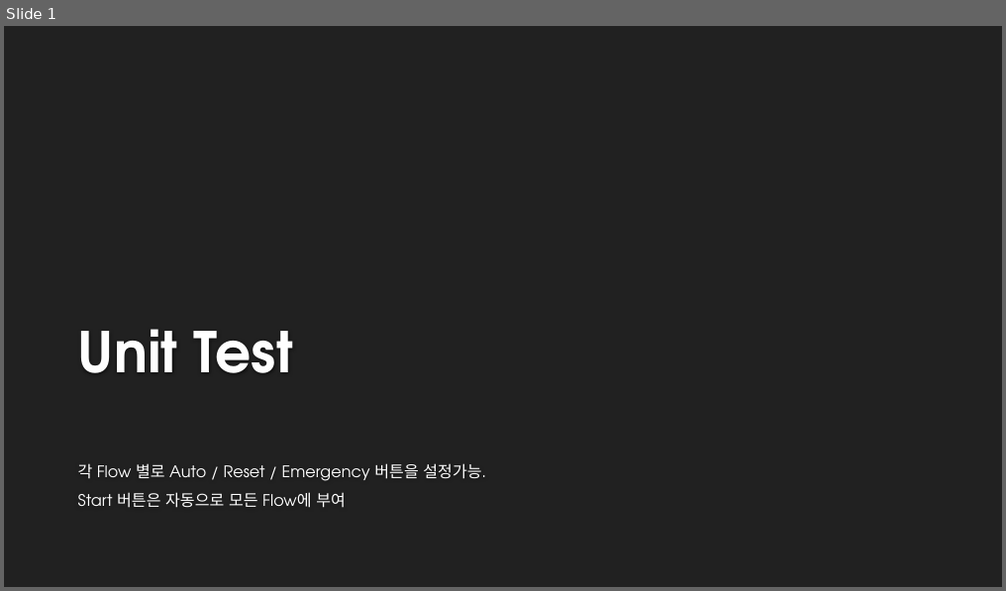
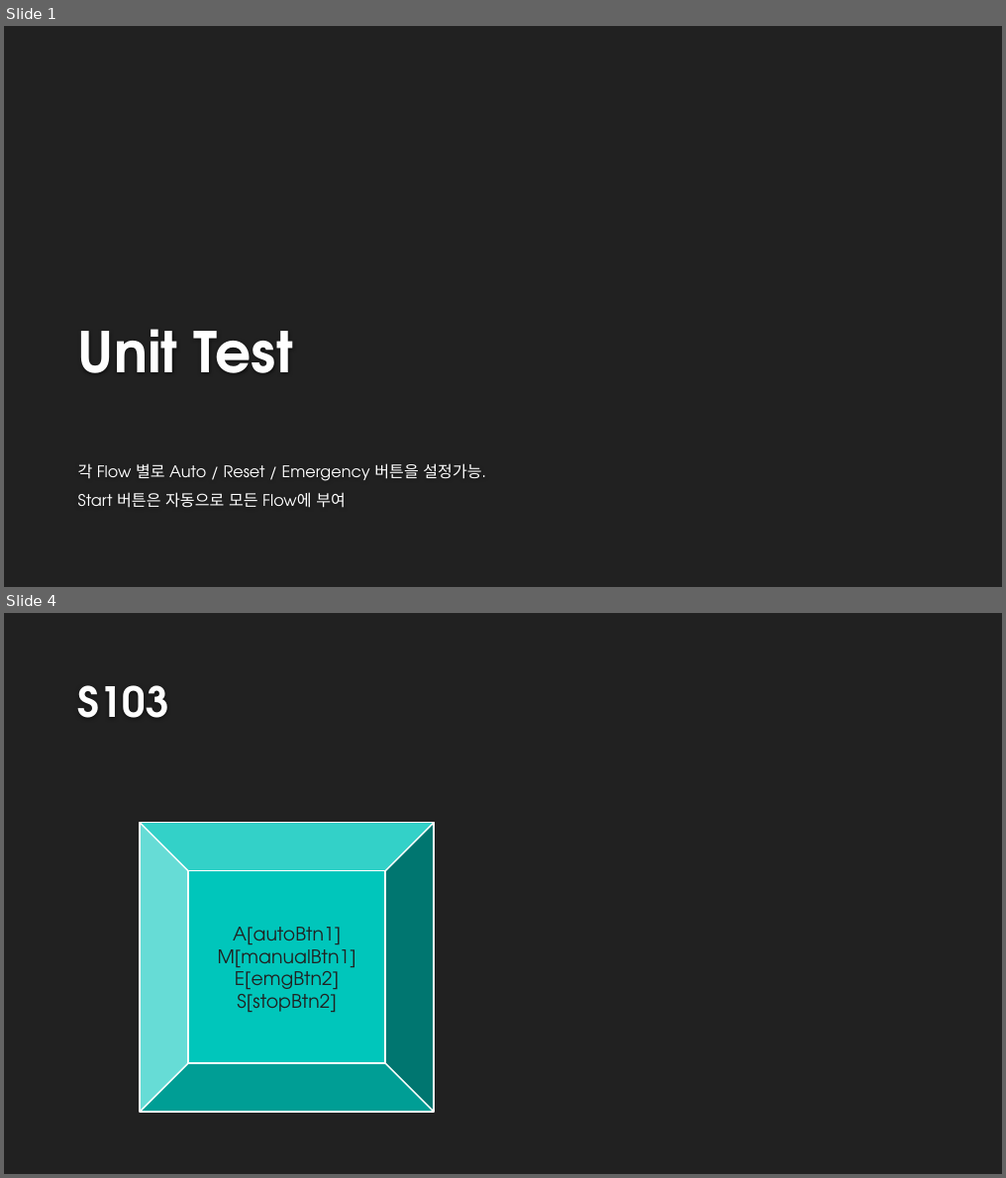
Before and after one commit to DualsoftDev/ds, a slide deck: DsDotNet/src/UnitTest/UnitTest.Engine/ImportOffice/ppt/T10_Button.pptx. Shown one above the other, each under a label of ours: slide 1 before the commit, slides 1 and 4 after it; the slides between them are not shown. The pictures are 1006x591 and 1006x1178 pixels, drawn with LibreOffice and Linux fonts; fonts in the diff are those of the drawing; background and template pictures are left out. Boxes give left, top, right and bottom in pixels: in the first picture for what was removed or moved away, otherwise in the second. Text is boxed around its words. In the diff, an @@ line names an element or a change of style, - is before the commit and + after.

```diff
--- a/DsDotNet/src/UnitTest/UnitTest.Engine/ImportOffice/ppt/T10_Button.pptx
+++ b/DsDotNet/src/UnitTest/UnitTest.Engine/ImportOffice/ppt/T10_Button.pptx
@@ slide 4 added at bbox=[4, 613, 1002, 1174], background #212121 @@
@@ title added at bbox=[78, 685, 169, 718], 40 pt, text #FEFEFE, bold @@
+S103
@@ bevel added at bbox=[140, 823, 434, 1112], fill #00C6BB, outline #FFFFFF 1.25 pt, 18 pt, text #212121 @@
+A[autoBtn1]
+M[manualBtn1]
+E[emgBtn2]
+S[stopBtn2]
```
Also in this commit, not shown: 2 other slides added, 3 slides removed, 10 other files.
